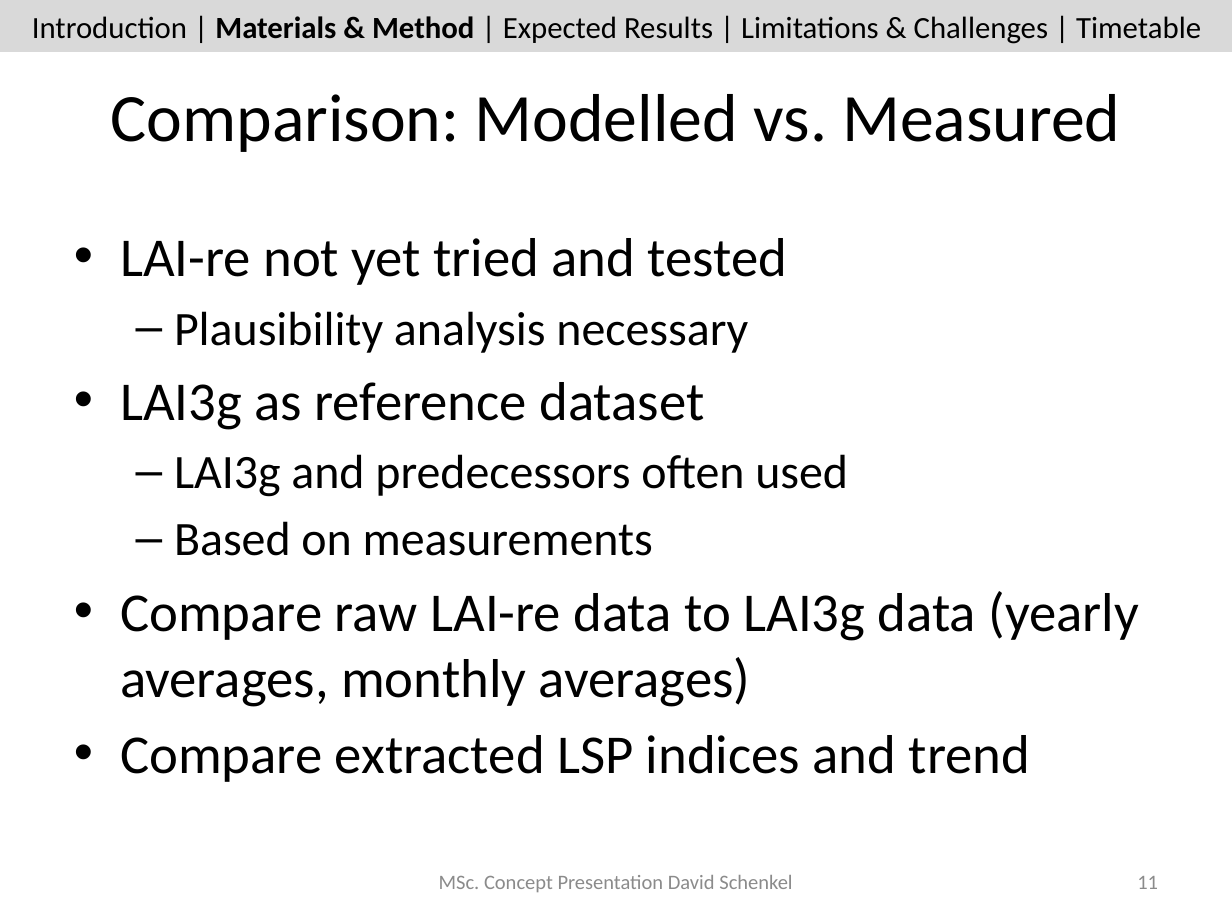
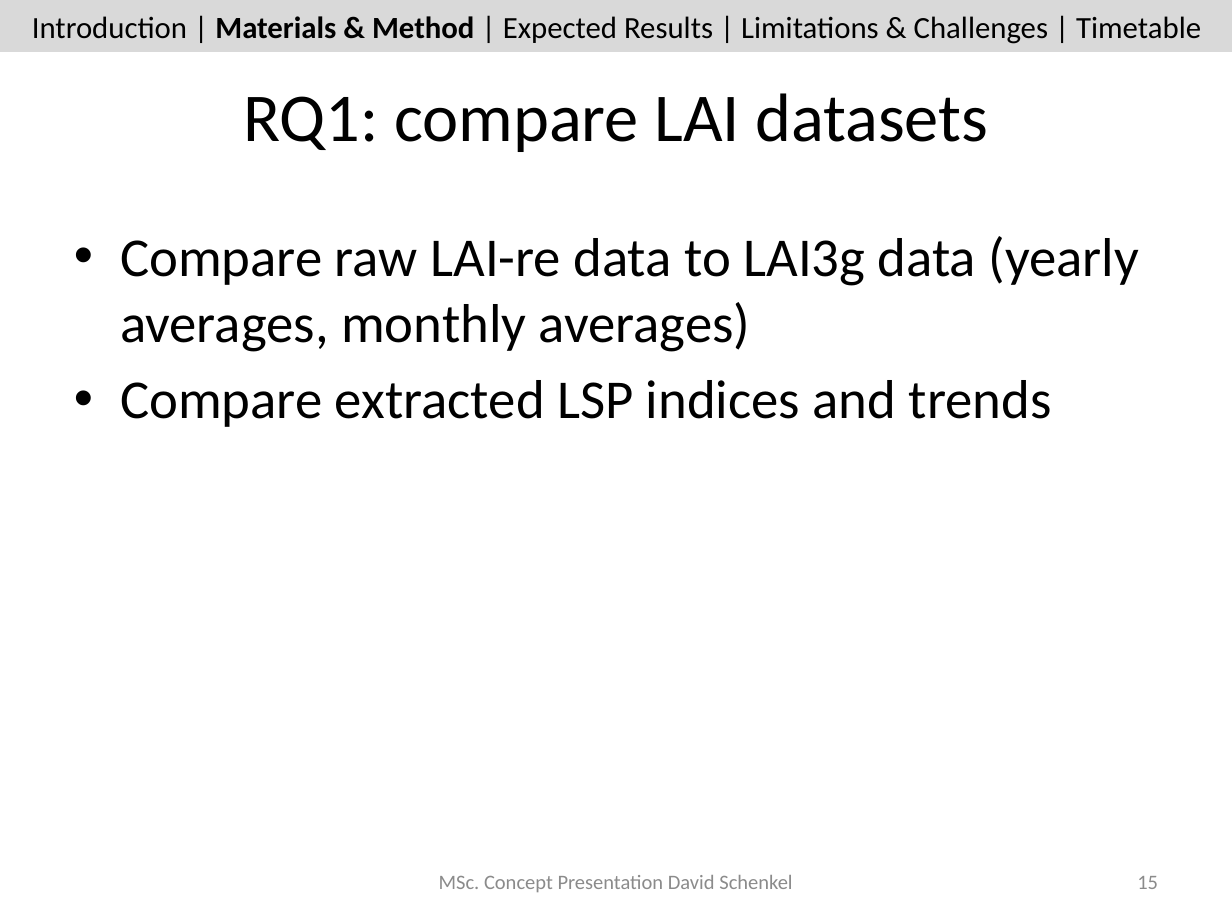
Before and after one commit to dschenkel/geo511, a slide deck: slide 15 of concept_presentation.pptx (slide 11 before the commit). Drawn at 1232x924 pixels with LibreOffice and Linux fonts; fonts in the diff are those of the drawing. Boxes give left, top, right and bottom in pixels: in the first picture for what was removed or moved away, otherwise in the second. Text is boxed around its words. In the diff, an @@ line names an element or a change of style, - is before the commit and + after.

```diff
--- a/concept_presentation.pptx
+++ b/concept_presentation.pptx
@@ title at (x1=244, y1=93, x2=988, y2=152): text changed; size 39.6 to 40 pt @@
-Comparison: Modelled vs. Measured
+RQ1: compare LAI datasets
@@ text at (x1=120, y1=238, x2=848, y2=556): paragraphs removed @@
-• LAI-re not yet tried and tested
-  – Plausibility analysis necessary
-• LAI3g as reference dataset
-  – LAI3g and predecessors often used
-  – Based on measurements
@@ text at (x1=120, y1=380, x2=1052, y2=427): text changed @@
-• Compare extracted LSP indices and trend
+• Compare extracted LSP indices and trends
@@ page number at (x1=1137, y1=876, x2=1158, y2=889): text changed @@
-11
+15
```
Also in this commit, not shown: 11 other slides changed, 3 slides added, 3 other files.
